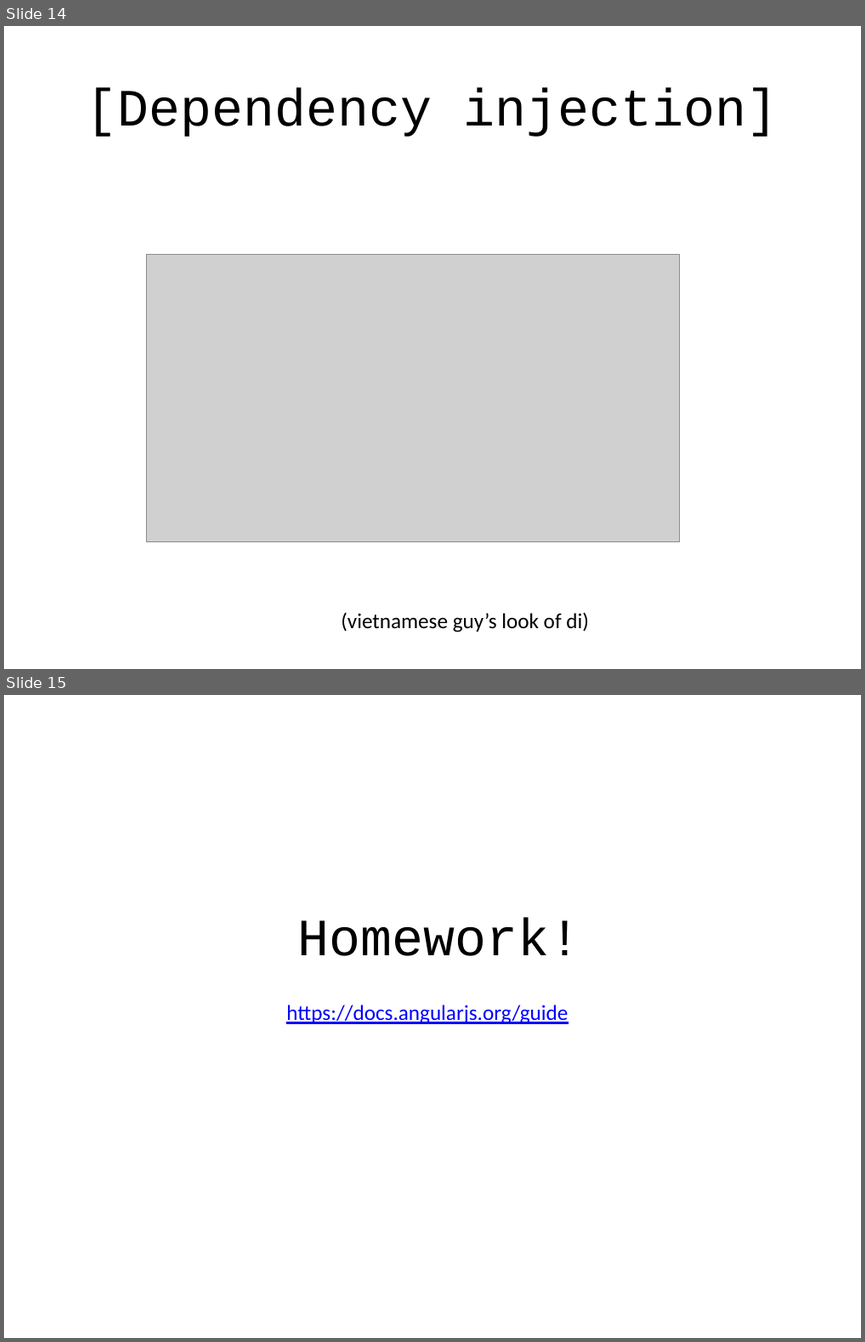
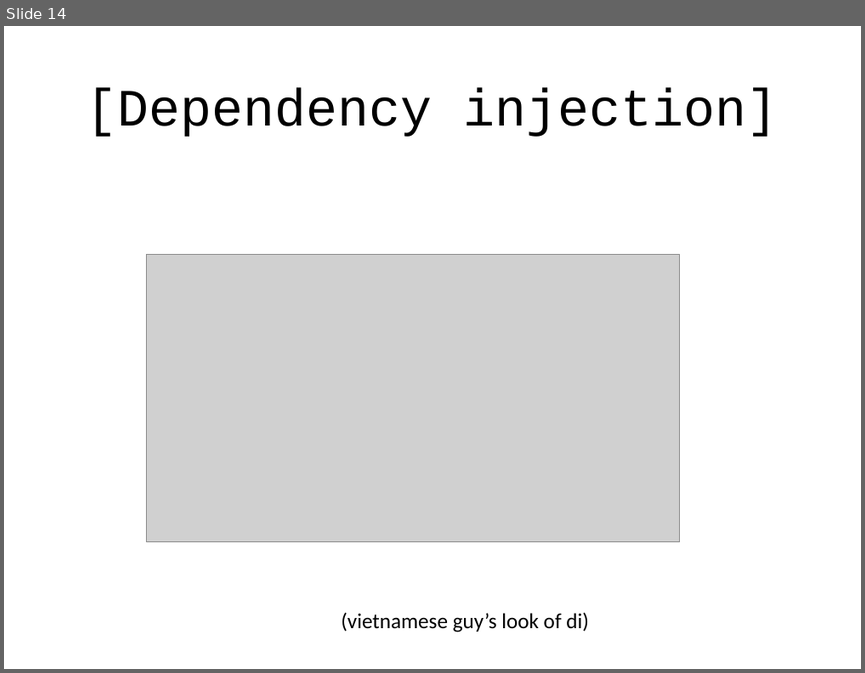
Before and after one commit to alexeymatveevp/angularjs-course, a slide deck: docs/02_ng_basics_followup.pptx. Shown one above the other, each under a label of ours: slides 14 and 15 before the commit, slide 14 after it. The pictures are 865x1342 and 865x673 pixels, drawn with LibreOffice and Linux fonts; fonts in the diff are those of the drawing; grey boxes stand for pictures. Boxes give left, top, right and bottom in pixels: in the first picture for what was removed or moved away, otherwise in the second. Text is boxed around its words. In the diff, an @@ line names an element or a change of style, - is before the commit and + after.

Commit message:
pres. for 4 with some slides

```diff
--- a/docs/02_ng_basics_followup.pptx
+++ b/docs/02_ng_basics_followup.pptx
@@ slide 15 removed at [4,695,861,1338], background #FFFFFF @@
@@ title removed at [298,918,581,956] @@
-Homework!
@@ text removed at [286,1004,568,1024] @@
-https://docs.angularjs.org/guide
```
Also in this commit, not shown: 2 other files.
